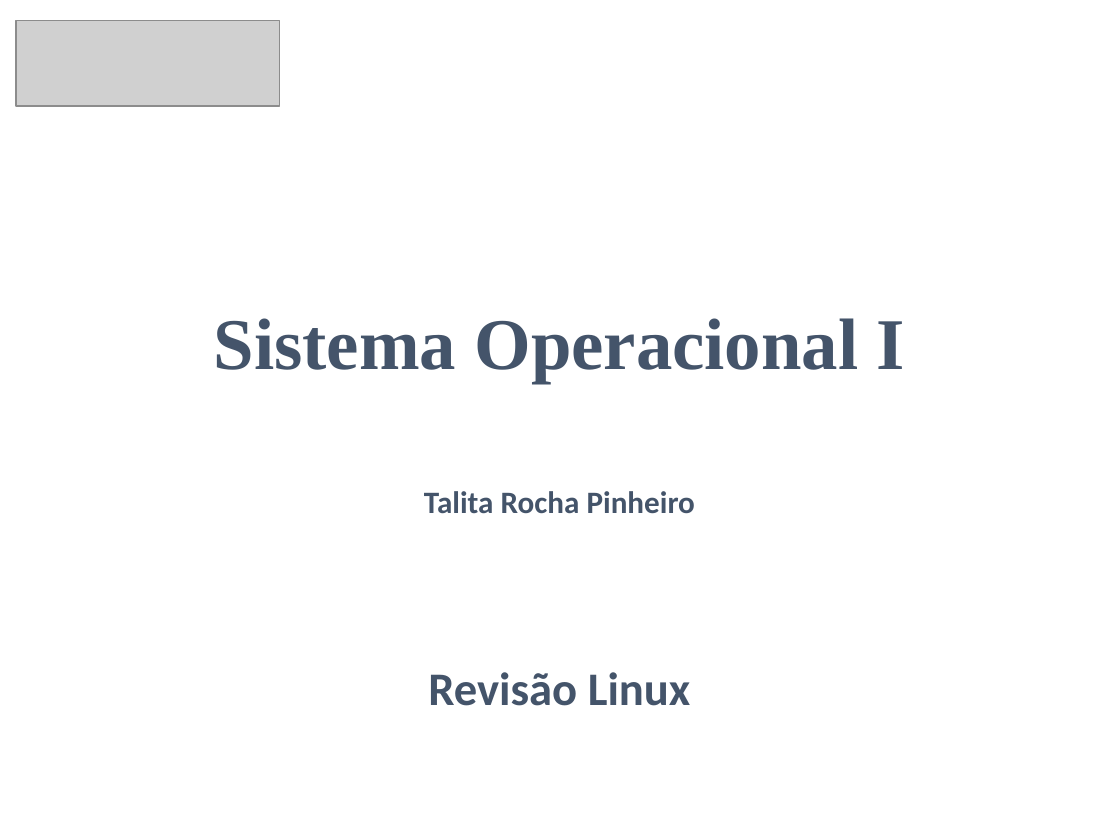
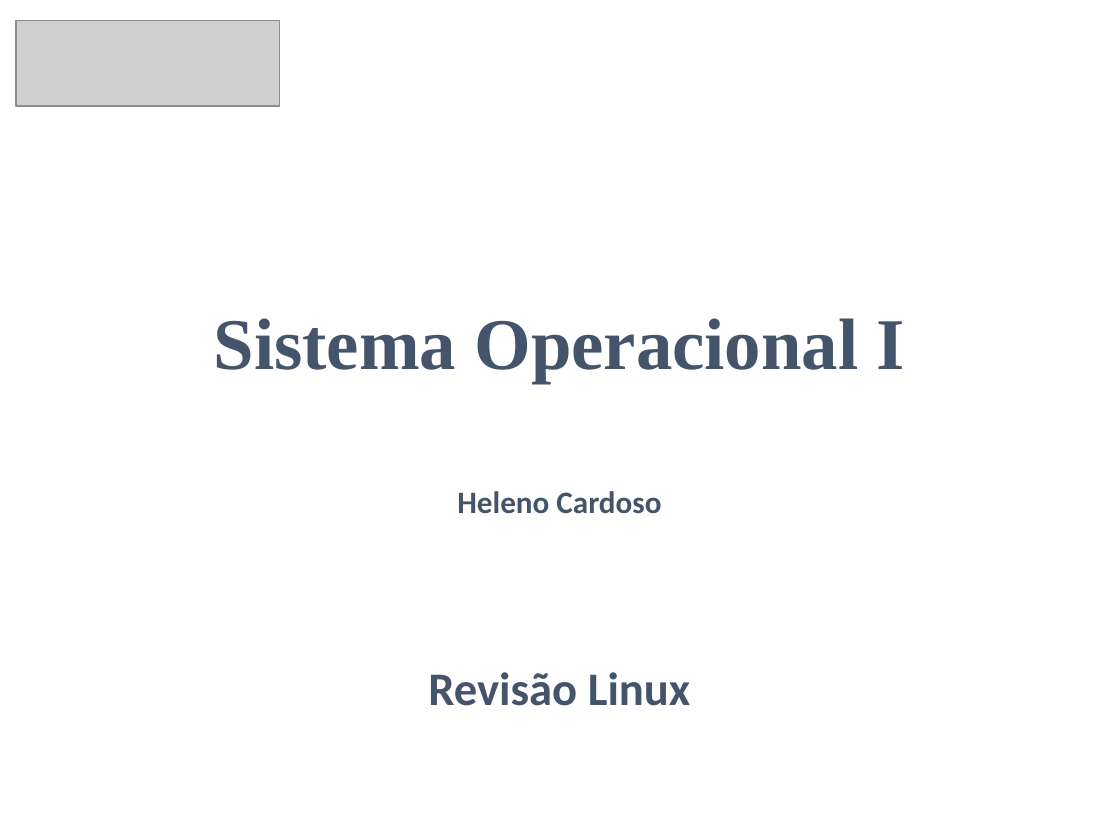
Before and after one commit to CloudEducationBrazil/WydenSistemaOperacioanal, a slide deck: slide 30 of 01 Classes/SO1 (Tecnico)/Aula10 - SO (Revisão).pptx. Drawn at 1120x840 pixels with LibreOffice and Linux fonts; fonts in the diff are those of the drawing; grey boxes stand for pictures. Boxes give left, top, right and bottom in pixels: in the first picture for what was removed or moved away, otherwise in the second. Text is boxed around its words. In the diff, an @@ line names an element or a change of style, - is before the commit and + after.

```diff
--- a/01 Classes/SO1 (Tecnico)/Aula10 - SO (Revisão).pptx
+++ b/01 Classes/SO1 (Tecnico)/Aula10 - SO (Revisão).pptx
@@ text at (x1=457, y1=491, x2=661, y2=513): text changed @@
-Talita Rocha Pinheiro
+Heleno Cardoso
```
Also in this commit, not shown: 9 other files.
